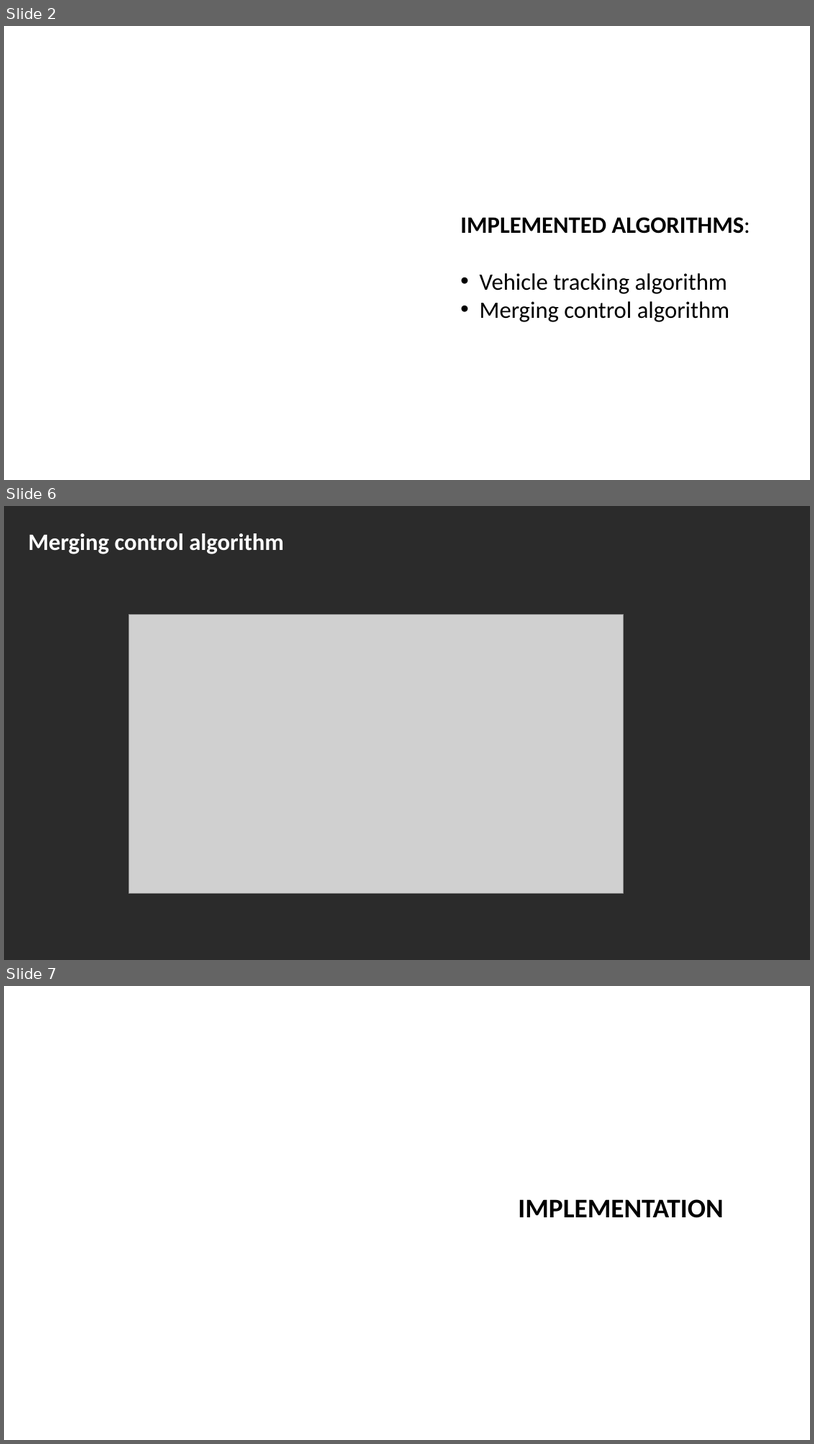
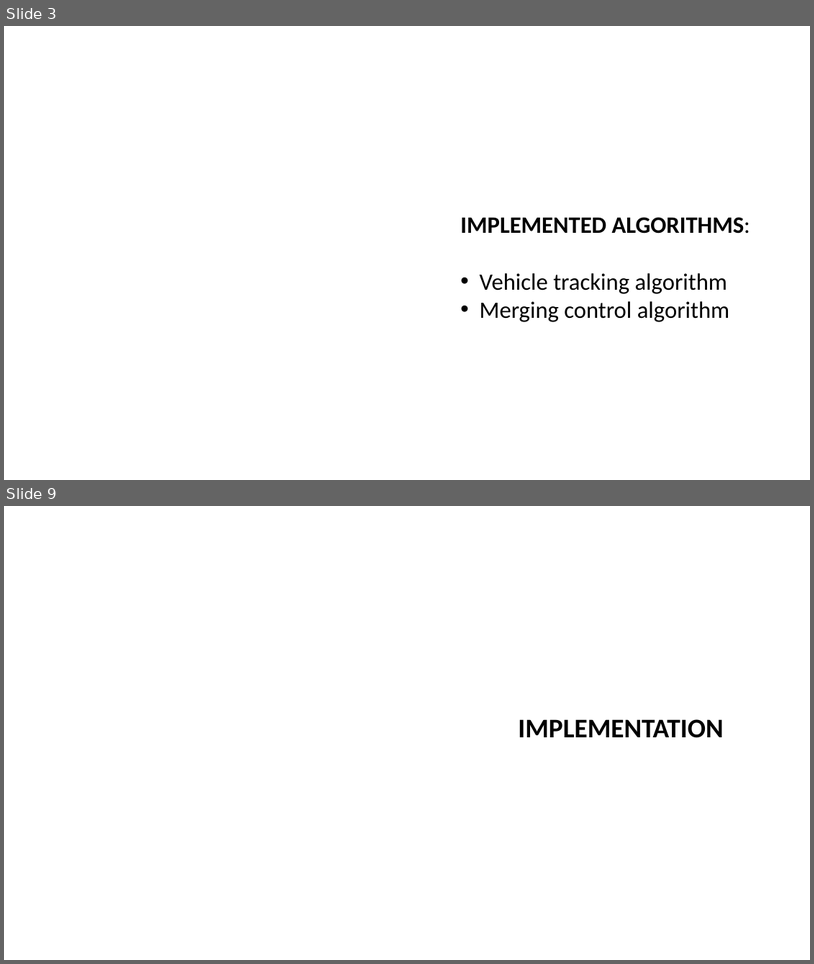
Before and after one commit to severisilvia/merging-simulation, a slide deck: Merging simulation.pptx. Shown one above the other, each under a label of ours: slides 2, 6 and 7 before the commit, slides 3 and 9 after it; the slides between them are not shown. The pictures are 814x1444 and 814x964 pixels, drawn with LibreOffice and Linux fonts; fonts in the diff are those of the drawing; grey boxes stand for pictures; background and template pictures are left out; a plain dark background stands for a picture behind light text. Boxes give left, top, right and bottom in pixels: in the first picture for what was removed or moved away, otherwise in the second. Text is boxed around its words. In the diff, an @@ line names an element or a change of style, - is before the commit and + after.

```diff
--- a/Merging simulation.pptx
+++ b/Merging simulation.pptx
@@ slide 6 removed at [4,506,810,960], background picture (left out) @@
@@ text removed at [28,533,284,554] @@
-Merging control algorithm
@@ picture removed at [129,614,624,893] @@
@@ what was slide 2 is now slide 3 @@
@@ what was slide 7 is now slide 9 @@
```
Also in this commit, not shown: 9 slides changed, 9 slides added, 4 other slides removed, 1 other file.
